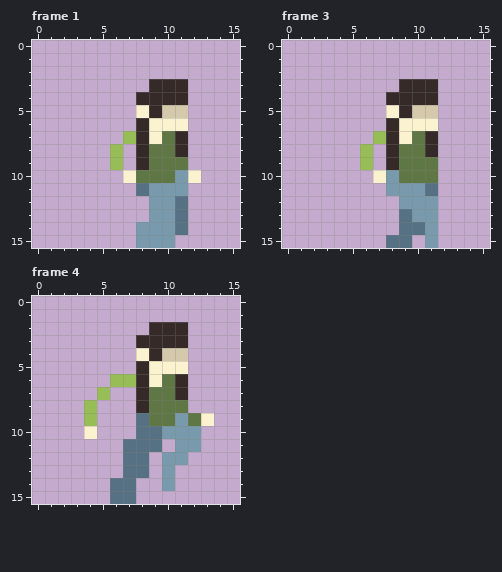
Pixel-art file: assets/entities/player/sprint.ase. This is how it looked before the edit.
16x16 pixels, 4 frames. Shown: frame 1, frame 3, frame 4. The commit also changed other frames, which this record leaves out.
The result:
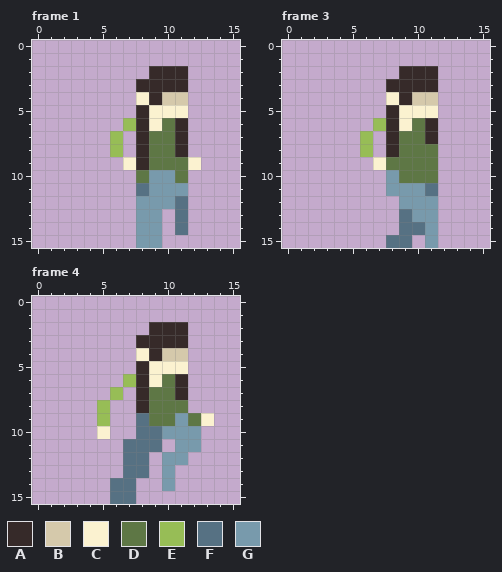
Palette (. is transparent): A #362a29  B #d5c9ab  C #fbf2d0  D #5e7745  E #97bd56  F #567183  G #789aac
Change:
Changed rows in their new state; - is an unchanged pixel.
Frame 1:
first column x 6:
 2 ---AAA-
 3 --A----
 4 --C-BB-
 5 --ACCC-
 6 -E--DA-
 7 E.-D---
 9 .C----C
10 -.-GGD.
12 --G----
13 --G-.--
14 ----.--
15 ----.--
Frame 3:
first column x 6:
 2 ---AAA
 3 --A---
 4 --C-BB
 5 --ACCC
 6 -E--DA
 7 E.-D--
 8 -----D
 9 .CD---
10 -.----
Frame 4:
first column x 4:
 6 --.
 7 -.E
 8 .E-
 9 .E-
10 .C-
Changed places in both pictures, as pixel boxes (x1, y1, x2, y2):
changed: (110, 66, 201, 248)
changed: (360, 66, 438, 183)
changed: (84, 374, 123, 439)
